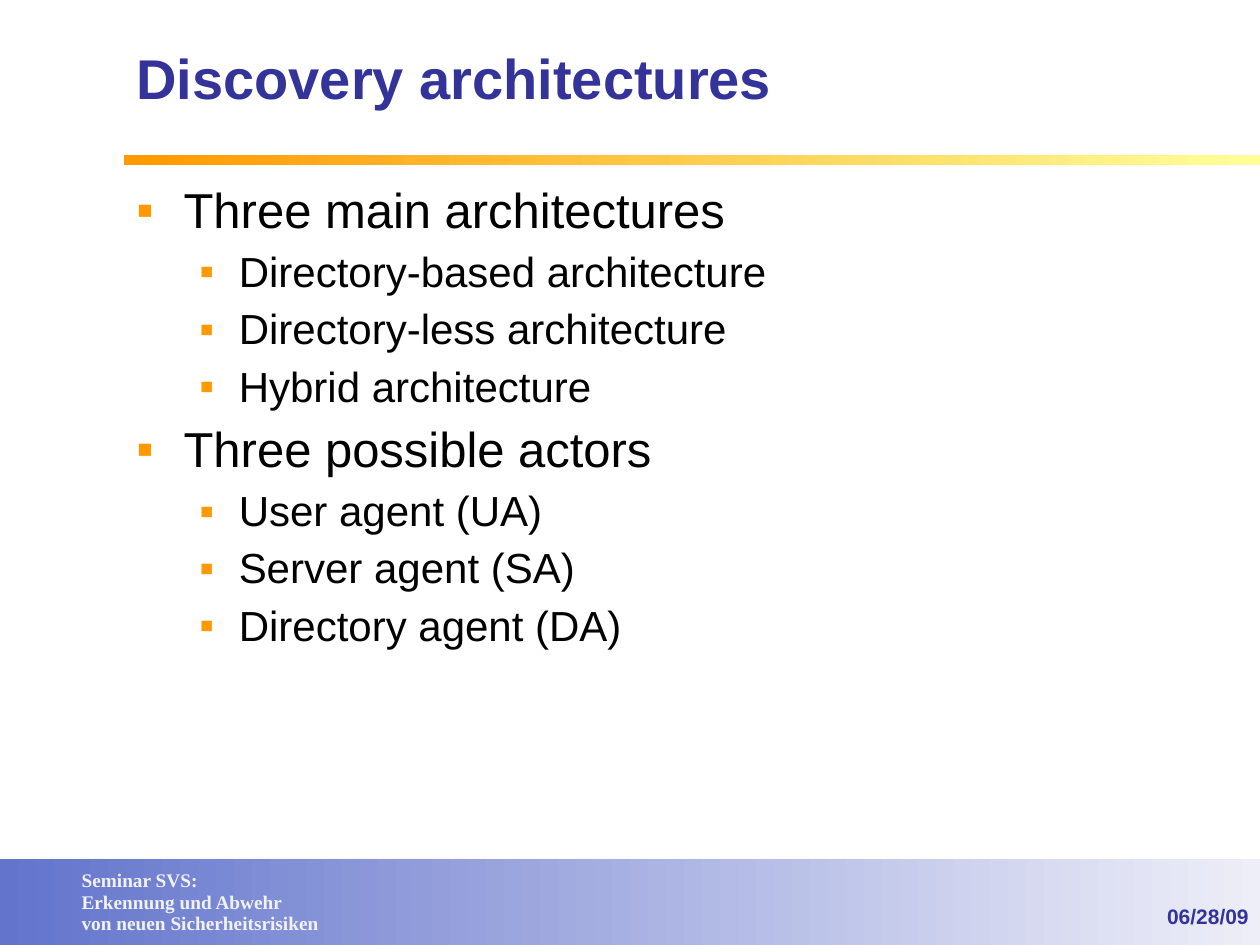
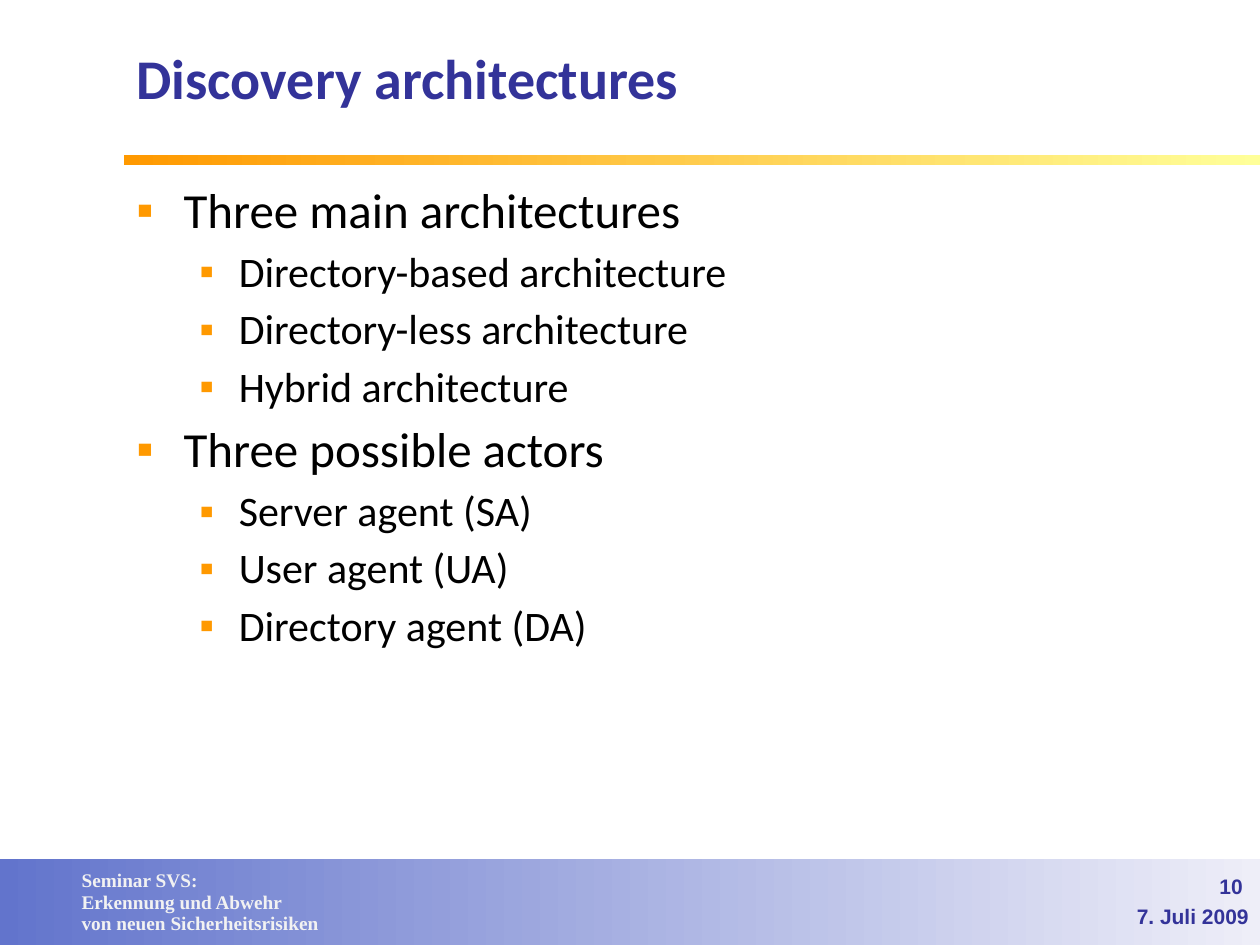
Before and after one commit to lemmy/SecuredSLP, a slide deck: slide 10 of doc/Service Discovery in open networks.ppt (slide 7 before the commit). Drawn at 1260x945 pixels with LibreOffice and Linux fonts; fonts in the diff are those of the drawing; background and template pictures are left out. Boxes give left, top, right and bottom in pixels: in the first picture for what was removed or moved away, otherwise in the second. Text is boxed around its words. In the diff, an @@ line names an element or a change of style, - is before the commit and + after.

Commit message:
Folien: Style einheitlich gemacht, kleine Fehler korrigiert, Use Case und Slider eingefuegt

```diff
--- a/doc/Service Discovery in open networks.ppt
+++ b/doc/Service Discovery in open networks.ppt
@@ title "Discovery architectures" at <box>136,59,678,108</box>: font Arial to Calibri @@
@@ text at <box>184,194,726,649</box>: font Arial to Calibri @@
@@ text at <box>239,495,532,534</box>: paragraph added @@
+  ▪ Server agent (SA)
@@ text at <box>239,552,575,592</box>: paragraph removed @@
-  ▪ Server agent (SA)
@@ page number added at <box>1219,879,1242,894</box>, 12 pt, text #333399, bold @@
+10
@@ text at <box>1137,909,1249,924</box>: text changed @@
-06/28/09
+7. Juli 2009
```
Also in this commit, not shown: 31 other slides changed, 12 slides added, 2 slides removed.
